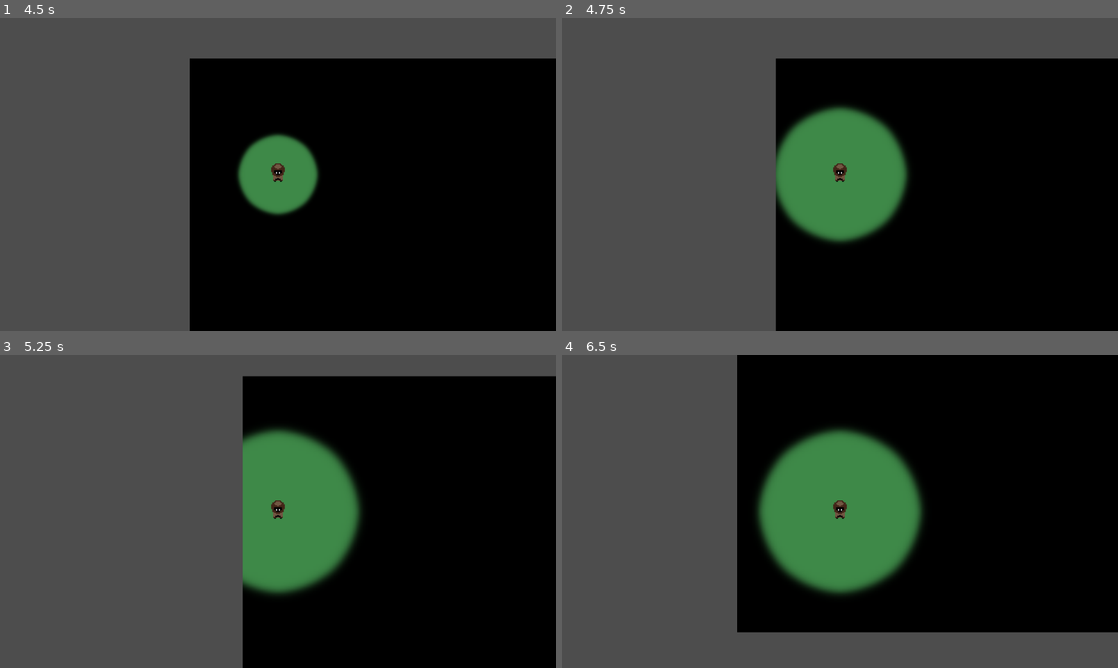
Above: before the commit, frames 1-4 (two rows, left to right).
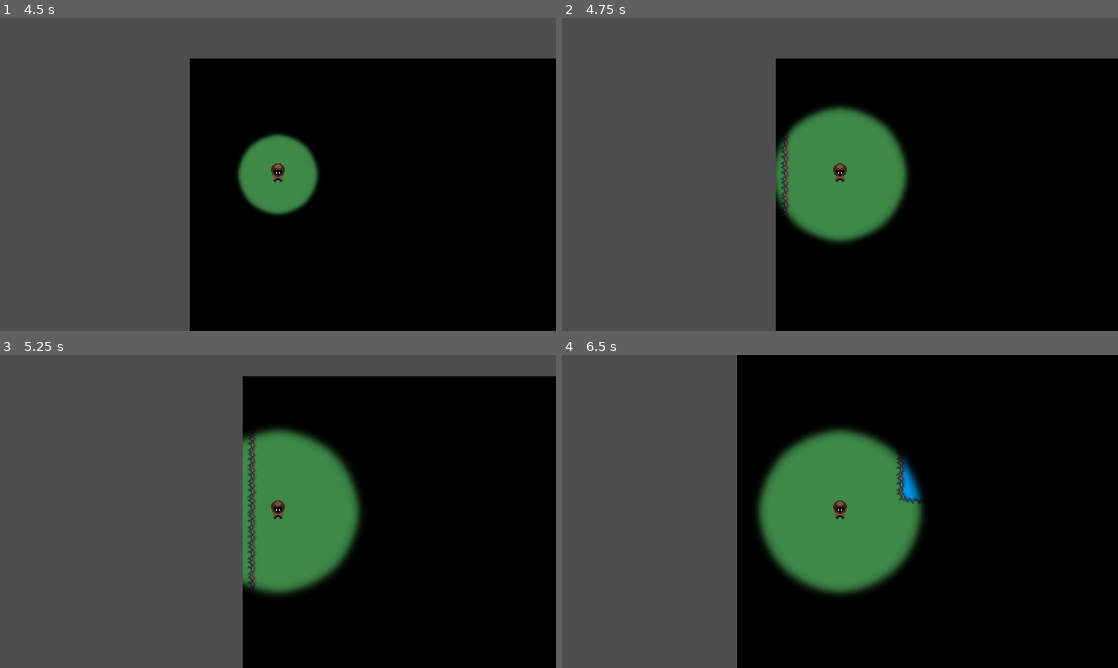
Above: after the commit, the same moments.

Repository: Habidakus/wild-jam-82-unseen
Game: Godot game, scene res://Scenes/root.tscn
Same seed, same stepped clock (60 frames per second), same inputs: the game is played once before the commit and once after it. Sound files missing from this copy of the repository are replaced by a short silence.
Inputs (mouse positions are in pixels of both pictures, inside the frame that each line leads up to):
- Up to frame 1 (4.5 s): tap Enter at 0.5 s; move the mouse to (400, 158) at 0.52 s; hold Right (move_right) 0.53-1.28 s; tap 1 at 0.6, 1.55, 3.05, 4.35 s; click (400, 158) at 0.67 s; tap 2 at 0.8, 1.35, 2.3, 3.8 s; move the mouse to (166, 190) at 1.27 s; hold S (move_down) 1.28-2.03 s; click (166, 190) at 1.42 s; move the mouse to (333, 105) at 2.02 s; hold Right (move_right) 2.03-2.78 s; click (333, 105) at 2.1 s; move the mouse to (250, 237) at 2.77 s; hold W (move_up) 2.78-3.53 s; tap Ctrl (sneak) at 2.85 s; click (250, 237) at 2.92 s; move the mouse to (444, 221) at 3.52 s; hold Space (walk) 3.53-4.28 s; hold Left (move_left) from 3.53 s (still down); click (444, 221) at 3.67 s; move the mouse to (111, 127) at 4.27 s; click (111, 127) at 4.42 s
- Up to frame 2 (4.75 s): keep holding Left (move_left)
- Up to frame 3 (5.25 s): move the mouse to (305, 511) at 5.02 s; release Left (move_left) at 5.03 s; hold S (move_down) from 5.03 s (still down); tap 2 at 5.1 s; click (305, 511) at 5.17 s
- Up to frame 4 (6.5 s): move the mouse to (756, 433) at 5.77 s; release S (move_down) at 5.78 s; hold Right (move_right) from 5.78 s (still down); tap 1 at 5.85 s; click (756, 433) at 5.92 s

Frame 1 is identical in both runs. In frame 2, 0.3% of the frame differs, in the area x 39-41%, y 37-64%; in frame 3, 0.6%; in frame 4, 8.4%, in the area x 31-100%, y 32-100%.

Commit message:
Pressing 1 or 2 on the title page will bring you directly to the beginer and advanced maps

Diff:
--- a/Scripts/state_intro.gd
+++ b/Scripts/state_intro.gd
@@ -52,10 +52,17 @@
 
     if _leave_tween == null:
         if event.is_released():
+            var next_state : String = "SenseiHub"
             if event is InputEventKey:
-                our_state_machine.switch_state("SenseiHub")
+                var keycode : Key = (event as InputEventKey).keycode
+                match keycode:
+                    Key.KEY_1:
+                        next_state = "BeginnerFishing"
+                    Key.KEY_2:
+                        next_state = "AdvancedFishing"
+                our_state_machine.switch_state(next_state)
             if event is InputEventMouseButton:
-                our_state_machine.switch_state("SenseiHub")
+                our_state_machine.switch_state(next_state)
 
 func exit_state(next_state: StateMachineState) -> void:
     if _leave_tween != null && _leave_tween.is_running():
